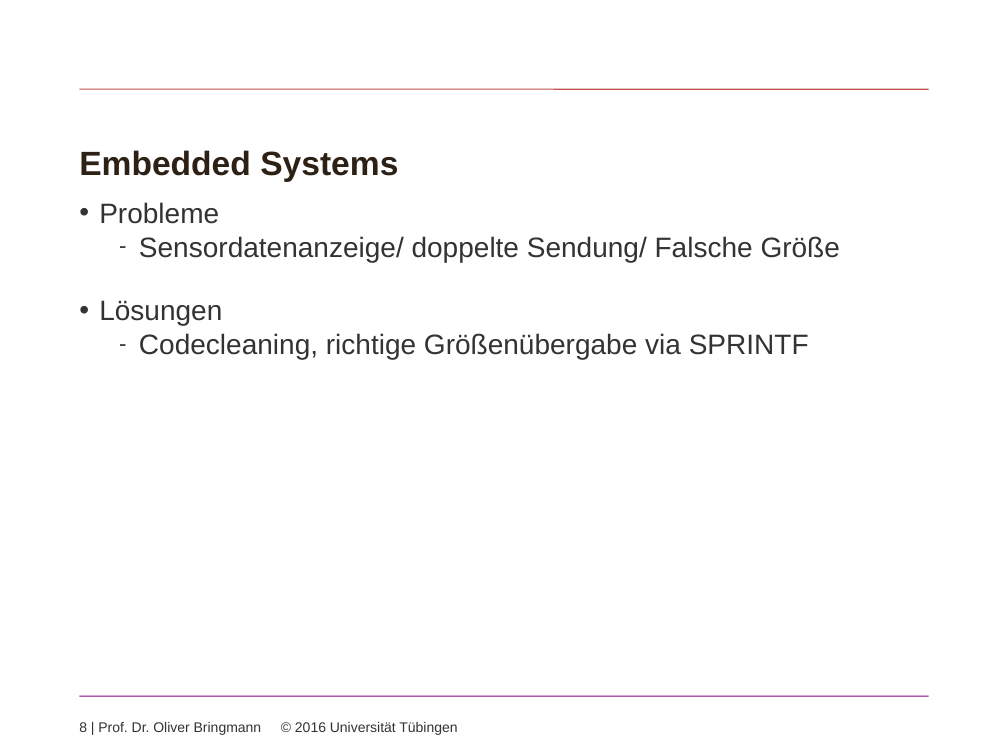
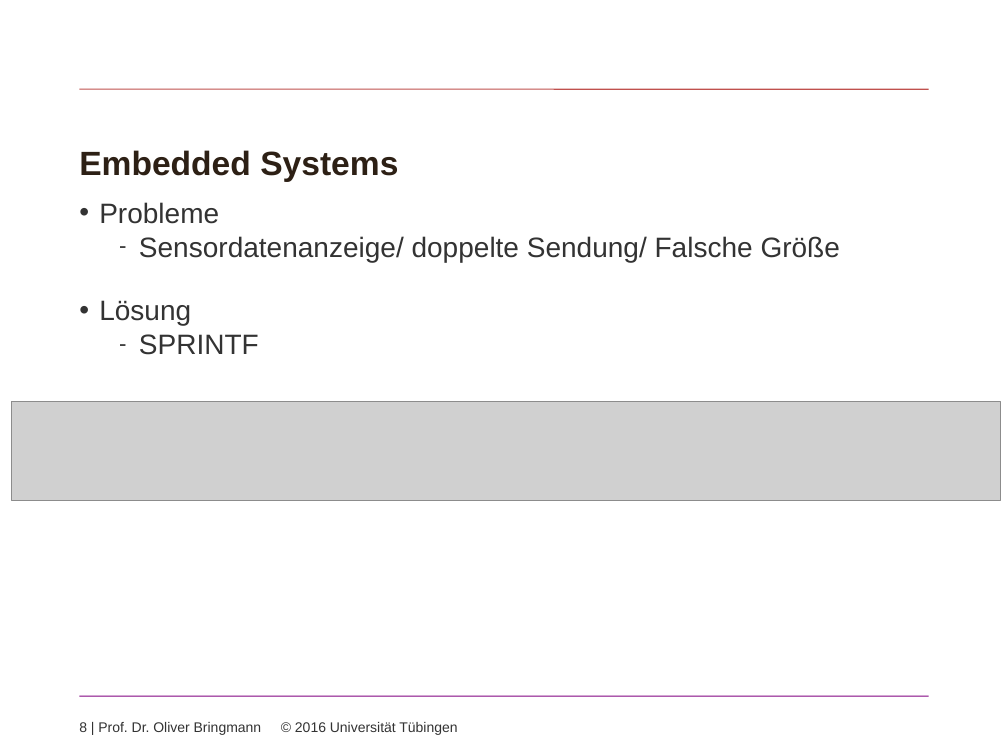
Before and after one commit to speedbyte/ProjectManagement, a slide deck: slide 8 of TeamWebProjectManagement/Praesentation/ProgrammierprojektSS2016.pptx. Drawn at 1008x756 pixels with LibreOffice and Linux fonts; fonts in the diff are those of the drawing; grey boxes stand for pictures; background and template pictures are left out. Boxes give left, top, right and bottom in pixels: in the first picture for what was removed or moved away, otherwise in the second. Text is boxed around its words. In the diff, an @@ line names an element or a change of style, - is before the commit and + after.

```diff
--- a/TeamWebProjectManagement/Praesentation/ProgrammierprojektSS2016.pptx
+++ b/TeamWebProjectManagement/Praesentation/ProgrammierprojektSS2016.pptx
@@ text at [99, 300, 259, 355]: text changed @@
-• Lösungen
-  – Codecleaning, richtige Größenübergabe via SPRINTF
+• Lösung
+  – SPRINTF
@@ picture added at [12, 402, 1000, 501] @@
```
Also in this commit, not shown: 3 other slides changed, 1 slide added, 1 other file.
